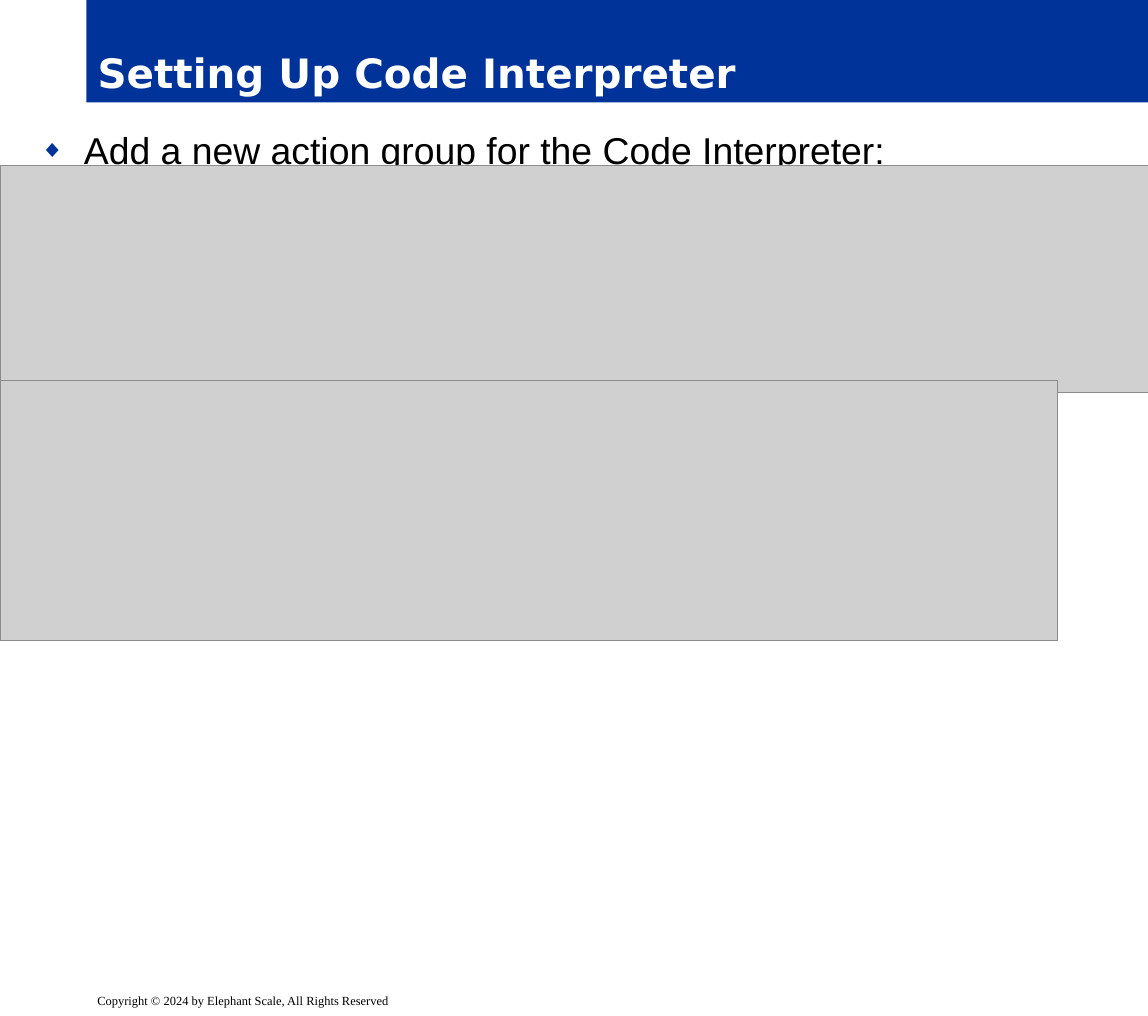
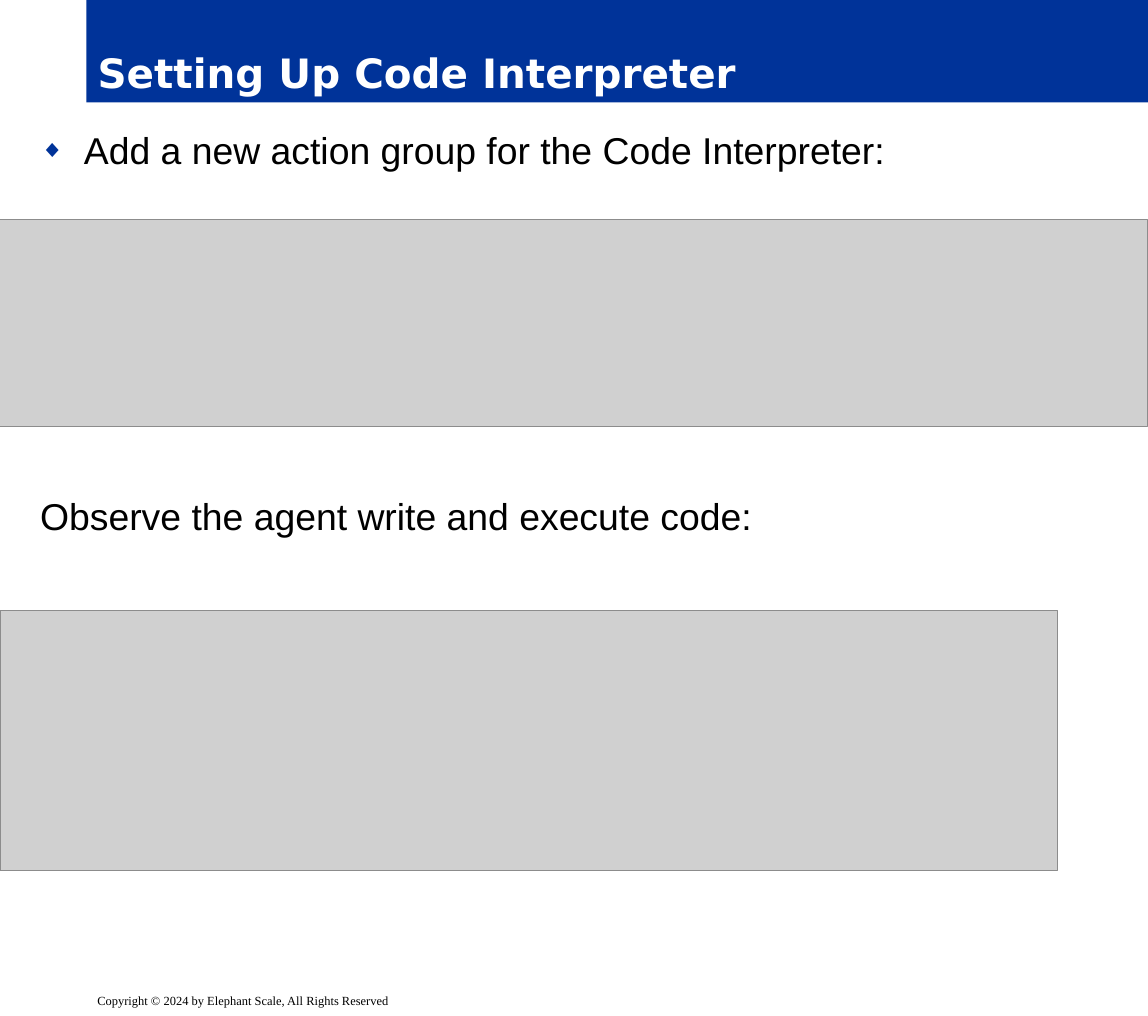
Before and after one commit to elephantscale/es-training-new, a slide deck: slide 14 of building-ai-applications/ready/06__AgenticOnBedrock.pptx. Drawn at 1148x1016 pixels with LibreOffice and Linux fonts; fonts in the diff are those of the drawing; grey boxes stand for pictures; background and template pictures are left out. Boxes give left, top, right and bottom in pixels: in the first picture for what was removed or moved away, otherwise in the second. Text is boxed around its words. In the diff, an @@ line names an element or a change of style, - is before the commit and + after.

Commit message:
ready 06

```diff
--- a/building-ai-applications/ready/06__AgenticOnBedrock.pptx
+++ b/building-ai-applications/ready/06__AgenticOnBedrock.pptx
@@ picture: place and size @@
-picture at [0,166,1148,393]
+picture at [0,220,1148,427]
@@ text at [40,503,751,538]: bullet ◆ to none @@
@@ picture: place and size @@
-picture at [0,381,1057,641]
+picture at [0,610,1057,870]
```
Also in this commit, not shown: 4 other slides changed.
